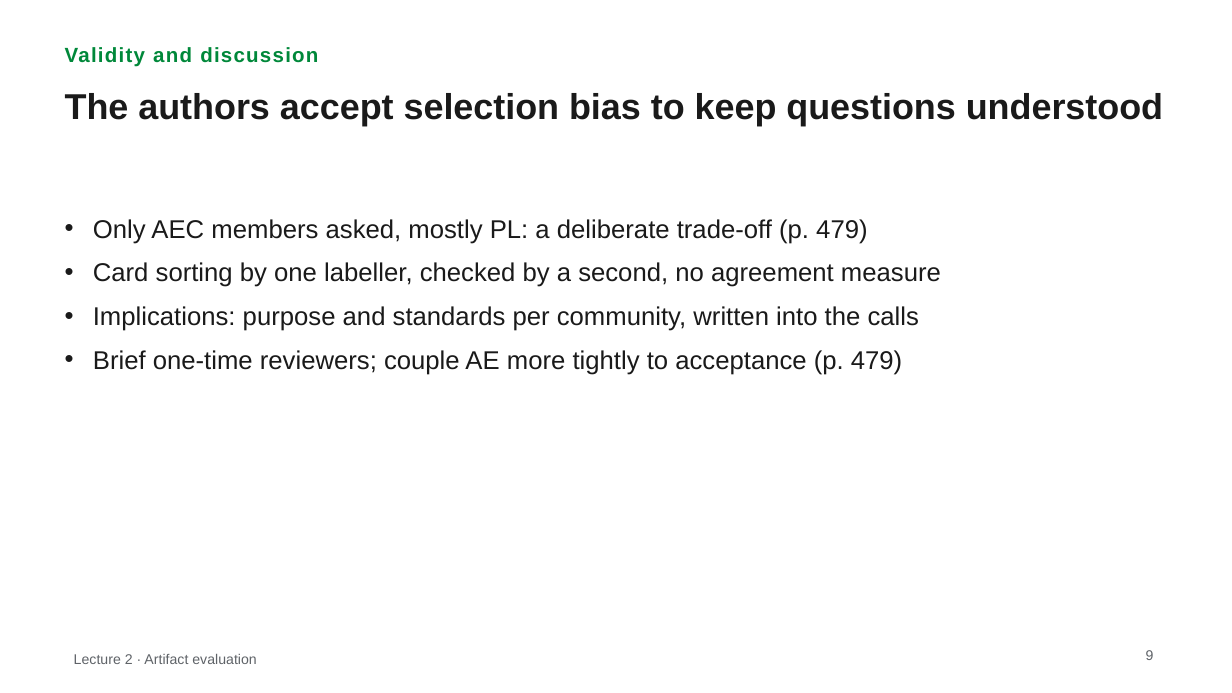
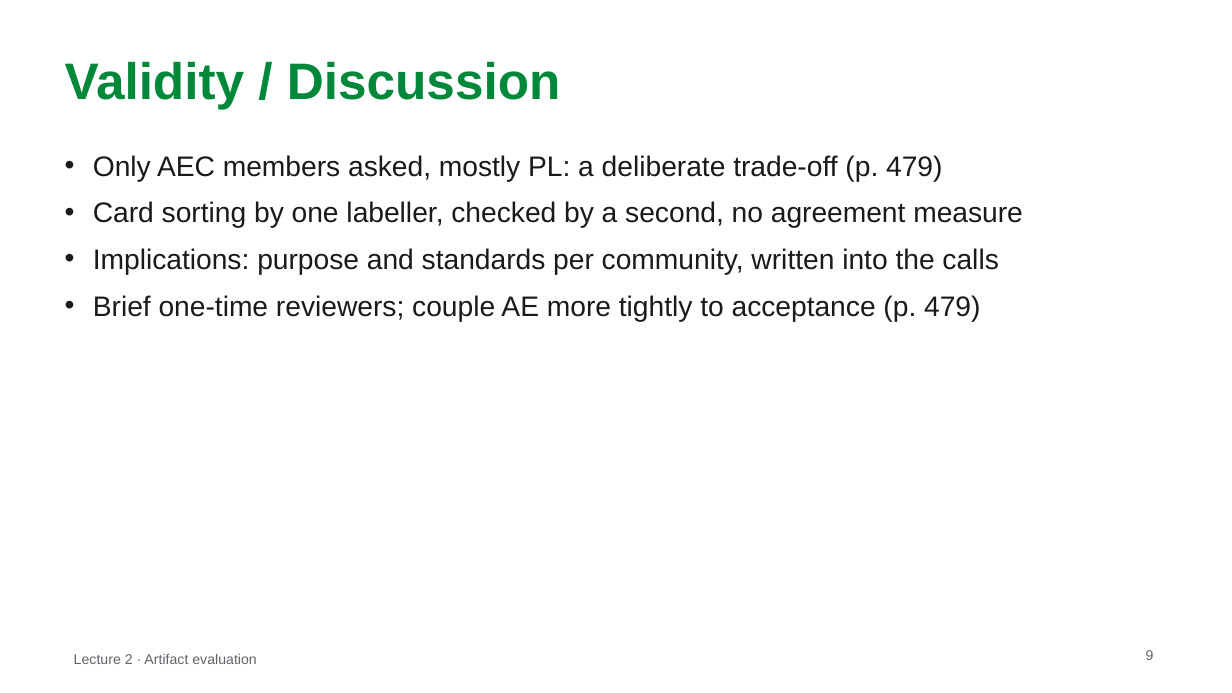
Before and after one commit to MarkAndreDuesing/Reprod_Docs_And_Notes, a slide deck: slide 9 of Vorl_2/slides/lecture2-style-B.pptx. Drawn at 1232x693 pixels with LibreOffice and Linux fonts; fonts in the diff are those of the drawing. Boxes give left, top, right and bottom in pixels: in the first picture for what was removed or moved away, otherwise in the second. Text is boxed around its words. In the diff, an @@ line names an element or a change of style, - is before the commit and + after.

```diff
--- a/Vorl_2/slides/lecture2-style-B.pptx
+++ b/Vorl_2/slides/lecture2-style-B.pptx
@@ text "Validity / Discussion" at bbox=[65, 61, 561, 109]: vertical alignment top to middle @@
@@ text at bbox=[65, 61, 561, 109]: text changed; size 16 to 40 pt @@
-Validity and discussion
+Validity / Discussion
@@ text removed at bbox=[65, 93, 1163, 126] @@
-The authors accept selection bias to keep questions understood
@@ text "Only AEC members asked, mostly ...": place and size @@
-text "Only AEC members asked, mostly ..." at bbox=[93, 219, 941, 375]
+text "Only AEC members asked, mostly ..." at bbox=[93, 155, 1023, 322]
@@ text "Only AEC members asked, mostly ..." at bbox=[93, 155, 1023, 322]: size 20 to 22 pt @@
```
Also in this commit, not shown: 26 other slides changed, 2 slides added, 2 slides removed, 2 other files.
